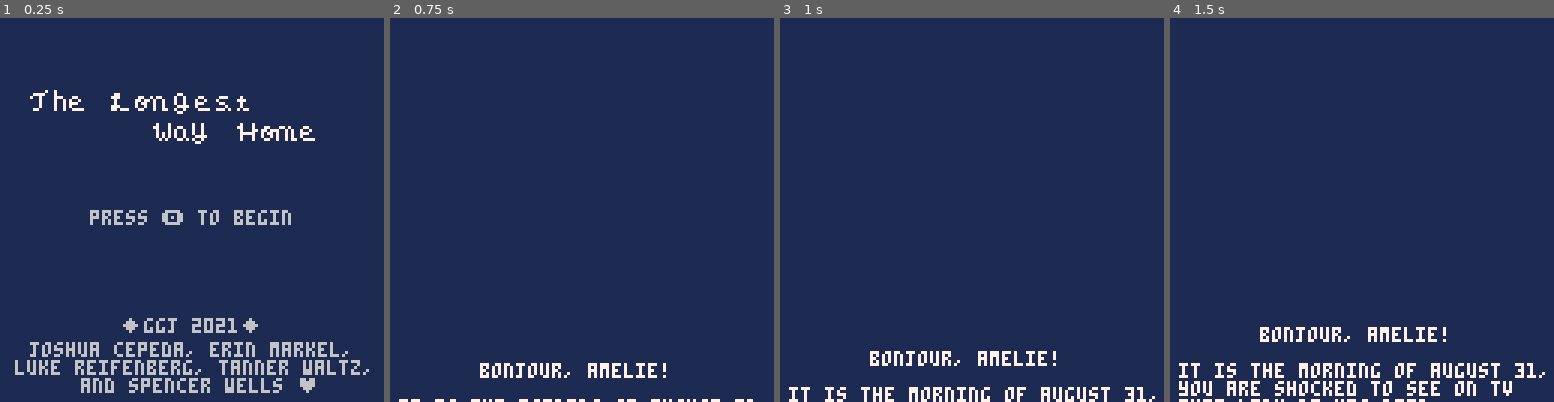
Above: before the commit, frames 1-4 (left to right).
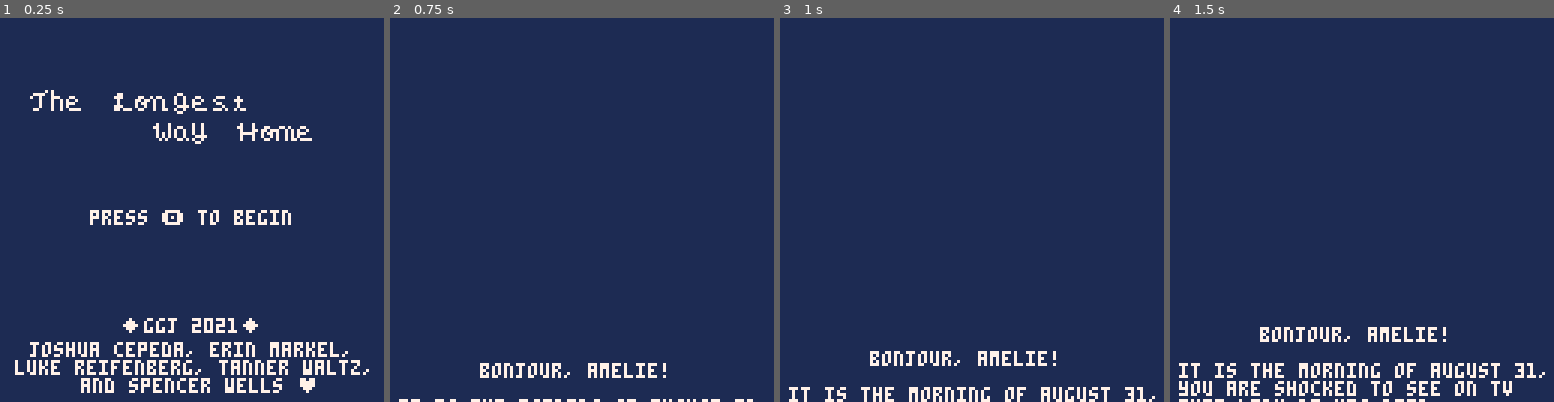
Above: after the commit, the same moments.

Repository: open-source-grilled-cheese/pacman-paris-undertale
Game: PICO-8 cartridge ggj.p8
The game is run twice, just before and just after one commit, with the same random seed, the same clock (stepped at 60 frames per second) and the same inputs.
Inputs:
- Up to frame 1 (0.25 s): no input
- Up to frame 2 (0.75 s): tap O (Z key) at 0.7 s
- Up to frame 3 (1 s): no input
- Up to frame 4 (1.5 s): no input

The runs differ from the first frame. In frame 1, 5.9% of the frame differs, in the area x 3-97%, y 18-98%; in frame 2, nothing differs; in frame 3, nothing differs; in frame 4, nothing differs.

Commit message:
readjust title

Diff:
--- a/ggj.p8
+++ b/ggj.p8
@@ -521,11 +521,11 @@
 		wx += 7
 	end
 
-	print("press 🅾️ to begin", 30, 64)
-	print ("◆ggj 2021◆", 40, 100)
-	print("joshua cepeda, erin markel,", 10, 108)
-	print("luke reifenberg, tanner waltz,", 5, 114)
-	print("and spencer wells ♥", 27, 120)
+	print("press 🅾️ to begin", 30, 64, 7)
+	print ("◆ggj 2021◆", 40, 100, 7)
+	print("joshua cepeda, erin markel,", 10, 108, 7)
+	print("luke reifenberg, tanner waltz,", 5, 114, 7)
+	print("and spencer wells ♥", 27, 120, 7)
 end
 
 
@@ -742,21 +742,21 @@
 bbbbbbbb5bbbbbbbbb5bb6bbbbbbbbbbbbbbbbbbbbb5bb6bb4111711f4b55554bbbbb5555555bbbbf4444444444444441cd55555555555c1cd55c1cd555555c1
 bbbbbbb655bbbbbbbb5bb6bbbbbbbbbbbbbbbbbbbbb5bb6bb4444444fbbbbb54b5b555bbbbb555b5f4444444444444441cccccccccccccc1ccccc1ccccccccc1
 bbbbbb65555bbbbbbb55b66bbbbbbbbbbbbbbbbbbbb55b664bbbbbbfbbbbbbb4bb55bbbbbbbbb550f55555555555555511111111111111111111111111111111
-bbbbbbb444bbbbbbbbbbbbbbbbbbbbbbbbbbbb4444bbbbbbbbbbbbb7bbb7bbbbbbbbbbbbbbbbbbbbbbbbbbbbbbbbbbbbbbbbbbbbbbbbbbbb3361153333356313
-bbbbbb4fff4bbbbbbbbbbbbbbbbbbbbbbbbbb4fff4bbbbbbbbb7777bbbb7bbbbbbbbbbbbbb77bbbbbbbbbbbbbbbbbbbbbb77bbbbbbbbbbbb3333333333333313
-bbbbbbfffffbbbbbbbbbbbbbbbbbbbbbbbbbb4ffff4bbbbbbb7bb7bbbbb777bbbb77bbbbb777bbbbbbb77bbb7b77bbbbb7bb7bbbbb777bbb6666653533666631
-bbbbbbfffffbbbbbbbbbbbbbbbbbbbbbbbbbb4ffff4bbbbbbbbbb7bbbbb7bb7bb7bb7bbbbb7bbbbbbb77b77bb7bb7bbbb7bb7bbbb7bbbbbb3355633336656333
-bbbbbbfffffbbbbbbbbbbbbbbbbbbbbbbbbb4bffff44bbbbbbbbb7bbbbb7bb7bb777bbbbbb7bbbbbbb7b77bbb7bb7bbbb7bb7bbbbb77bbbb3331133665656333
-bbbbbbbfffbbbbbbbbbbbbbbbbbbbbbbbbb4b666ffb4bbbbbbbbb7bbbbb7bb7bb7bbbbbbb777bbbbbb7bb7bbb7bb7bbbbb7777bbbbbb7bbb3311533655336333
-bbbbbb7bfb7bbbbbbbbbbbbbbbbbbbbbbbb46b66fbb4bbbbbbb77bbbbbb7bb7bbb7777bbb77b777bbbb77bbbb7bb77bbb7bb7bbbb777b7bb3311533333531363
+bbbbbbb444bbbbbbbbbbbbbbbbbbbbbbbbbbbb4444bbbbbbbbbbbbb7bb7bbbbbbbbbbbbbbbbbbbbbbbbbbbbbbbbbbbbbbbbbbbbbbbbbbbbb3361153333356313
+bbbbbb4fff4bbbbbbbbbbbbbbbbbbbbbbbbbb4fff4bbbbbbbbb7777bbb7bbbbbbbbbbbbbbbb77bbbbbbbbbbbbbbbbbbbbb77bbbbbbbbbbbb3333333333333313
+bbbbbbfffffbbbbbbbbbbbbbbbbbbbbbbbbbb4ffff4bbbbbbb7bb7bbbb777bbbb77bbbbbbb777bbbbbb77bbb7b77bbbbb7bb7bbbb777bbbb6666653533666631
+bbbbbbfffffbbbbbbbbbbbbbbbbbbbbbbbbbb4ffff4bbbbbbbbbb7bbbb7bb7bb7bb7bbbbbbb7bbbbbb77b77bb7bb7bbbb7bb7bbb7bbbbbbb3355633336656333
+bbbbbbfffffbbbbbbbbbbbbbbbbbbbbbbbbb4bffff44bbbbbbbbb7bbbb7bb7bb777bbbbbbbb7bbbbbb7b77bbb7bb7bbbb7bb7bbbb77bbbbb3331133665656333
+bbbbbbbfffbbbbbbbbbbbbbbbbbbbbbbbbb4b666ffb4bbbbbbbbb7bbbb7bb7bb7bbbbbbbbb777bbbbb7bb7bbb7bb7bbbbb7777bbbbb7bbbb3311533655336333
+bbbbbb7bfb7bbbbbbbbbbbbbbbbbbbbbbbb46b66fbb4bbbbbbb77bbbbb7bb7bbb7777bbbbb77b777bbb77bbbb7bb77bbb7bb7bbb777b7bbb3311533333531363
 bbbbb17fff71bbbbbbbbbbbbbbbb777bbbbbc666fcccbbbbbbbbbbbbbbbbbbbbbbbbbbbbbbbbbbbbbbbbbbbbbbbbbbbbbb77bbbbbbbbbbbb3311533333331163
 bbbb7717f7177bbbbbbbbbbbbbb77777bbbbccfcccccbbbbbbbbbbbbbbbbbbbbbbbbbbbbbbbbbbbbbbbbbbbbbbbbbbbbbbbbbbbb000000003311333366335163
 bbb77717717777bbbbbbbbbbbb777ff7bbbbcffcccbfbbbbbbbbbbbbbb7bbb7bbbbbbbbb7bb7bbbbbb7bbb7bbbbbbbbbbbbbbbbb000000003313133311135113
-bbbff717717bffbbbbbbbbbbbb77fffbbbbbffccccbfbbbbbb7bbbbbb77bbb7bbb77bbbb7bb7bbbbb77bbb7bb77b7bbbbbbbbbbb000000003333333316633113
-bbffb771717bbfbbbbbbbbbbbbb7ffffbbbffcccccbfbbbbb777bbbbbb7bbb7bb7bb7bbb7bb7bbbbbb7bbb777bb7b7bbbbbbbbbb000000003333333336111533
-bbfbb771717bbfbbbbbbbbbbbbb77777bbbbbbcccbfbbbbbbb7bbbbbbb7b7b7bb7bb7bbb7bb7bbbbbb77777b7bb7b7bbbbbbbbbb000000001313133336633331
-bbfbbb71717bbfbbbbbbbbbbbee77e77bbbbbbcccffbbbbbbb7bbbbbbb7b7b7bb7bb7bbbb7777bbbbb7bbb7b7bb7b7bbbbbbbbbb000000001311333335633311
-bbfbbb71717bbfbbbbbbbbbeeeeeeee7bbbbbbcccfbbbbbbb7b77bbbbbb7b7bbbb77b7bb7bb7bbbbbb7bbb7b7bb7b77bbbbbbbbb000000006331333333333333
+bbbff717717bffbbbbbbbbbbbb77fffbbbbbffccccbfbbbbb7bbbbbbb77bbb7bbb77bbbb7bb7bbbbb77bbb7bb77b7bbbbbbbbbbb000000003333333316633113
+bbffb771717bbfbbbbbbbbbbbbb7ffffbbbffcccccbfbbbb777bbbbbbb7bbb7bb7bb7bbb7bb7bbbbbb7bbb777bb7b7bbbbbbbbbb000000003333333336111533
+bbfbb771717bbfbbbbbbbbbbbbb77777bbbbbbcccbfbbbbbb7bbbbbbbb7b7b7bb7bb7bbb7bb7bbbbbb77777b7bb7b7bbbbbbbbbb000000001313133336633331
+bbfbbb71717bbfbbbbbbbbbbbee77e77bbbbbbcccffbbbbbb7bbbbbbbb7b7b7bb7bb7bbbb7777bbbbb7bbb7b7bb7b7bbbbbbbbbb000000001311333335633311
+bbfbbb71717bbfbbbbbbbbbeeeeeeee7bbbbbbcccfbbbbbb7b77bbbbbbb7b7bbbb77b7bb7bb7bbbbbb7bbb7b7bb7b77bbbbbbbbb000000006331333333333333
 bbfbbb71717bbfbbbbbbbbbeeeeeeeb7bbbbbbccbfbbbbbbbbbbbbbbbbbbbbbbbbbbbbbbb77bbbbbbbbbbbbbbbbbbbbbbbbbbbbb000000006661153333356313
 bbbbbb44444bbbbbbbbbbbeeeeeeeeb7bbbbb44444bbbbbb5555555566666666444444443333333355555555555a555555575555555a55555555555555555555
 bbbbbb55555bbbbbbbbbbbeeeeebeeebbbbbcccccccbbbbb55555555666666664444444433333333555555555555555555555555555555555555555555555555
